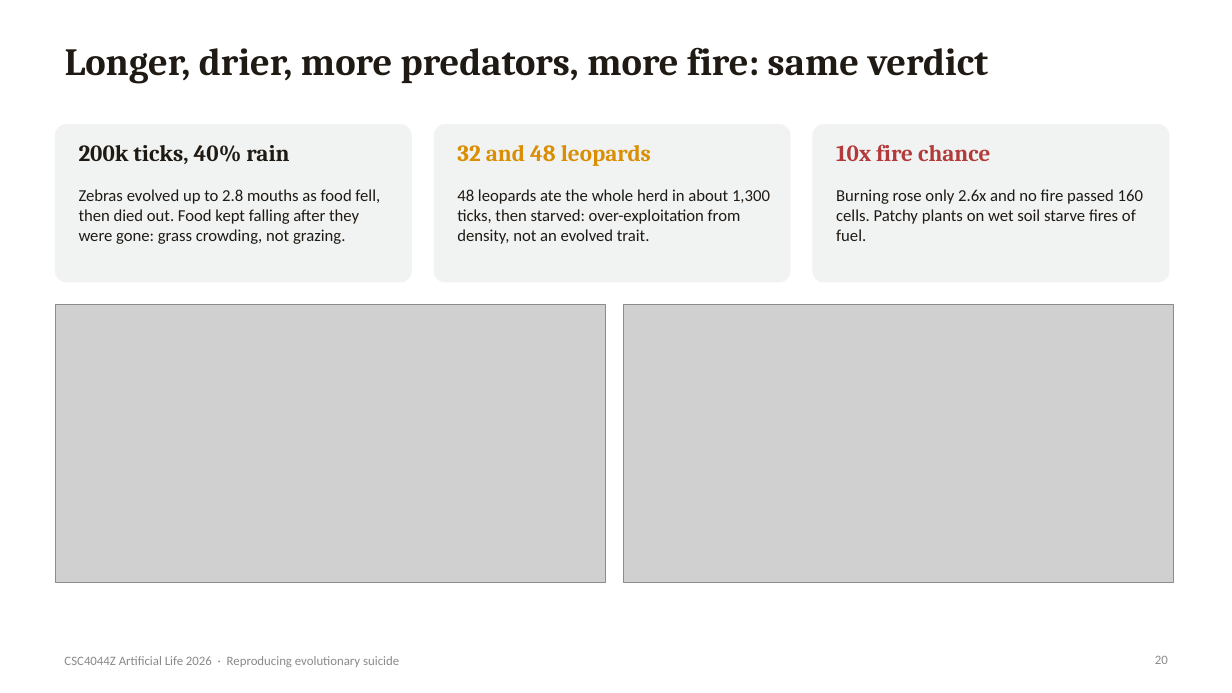
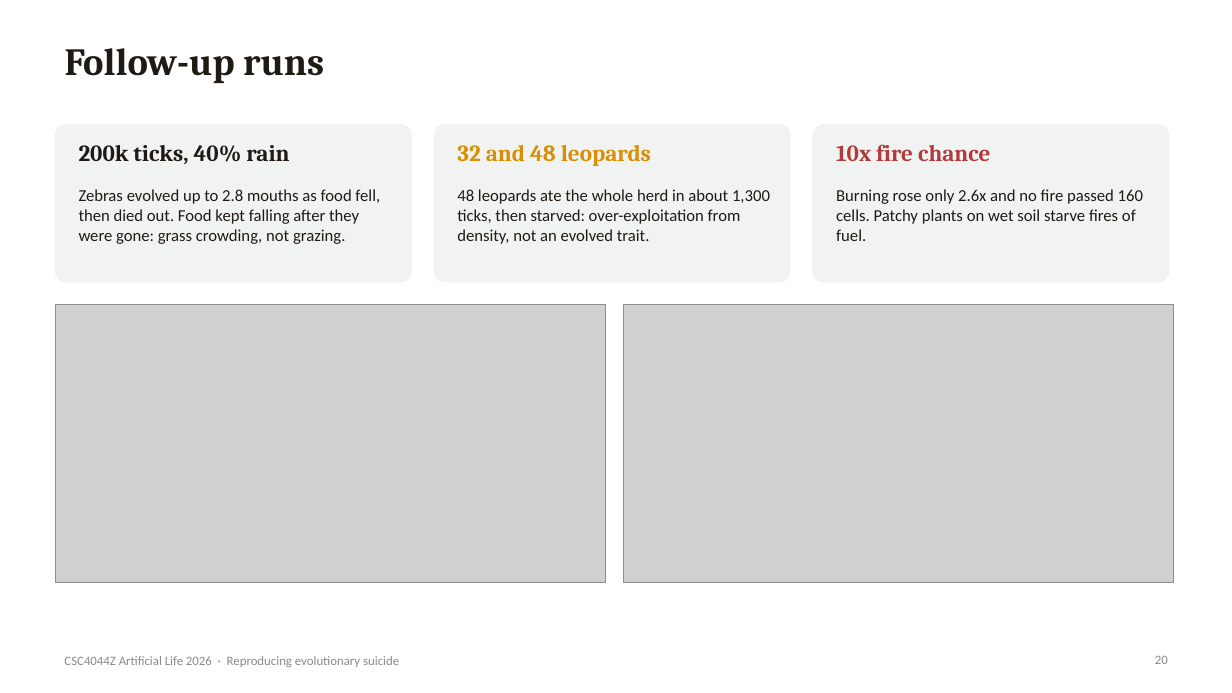
Before and after one commit to Tjeludo/LifeEngine, a slide deck: slide 20 of presentation/Evolutionary-Suicide-LifeEngine.pptx. Drawn at 1232x693 pixels with LibreOffice and Linux fonts; fonts in the diff are those of the drawing; grey boxes stand for pictures. Boxes give left, top, right and bottom in pixels: in the first picture for what was removed or moved away, otherwise in the second. Text is boxed around its words. In the diff, an @@ line names an element or a change of style, - is before the commit and + after.

Commit message:
Rewrite report and slides for clarity; tidy deck build script
Report reorganised into introduction, species, base engine and modified
engine sections with the verdict after the evidence. Slide titles made
descriptive. Deck build no longer depends on an external theme helper.

```diff
--- a/presentation/Evolutionary-Suicide-LifeEngine.pptx
+++ b/presentation/Evolutionary-Suicide-LifeEngine.pptx
@@ title at [65, 48, 324, 83]: text changed @@
-Longer, drier, more predators, more fire: same verdict
+Follow-up runs
```
Also in this commit, not shown: 19 other slides changed, 1 slide added, 1 slide removed, 3 other files.
